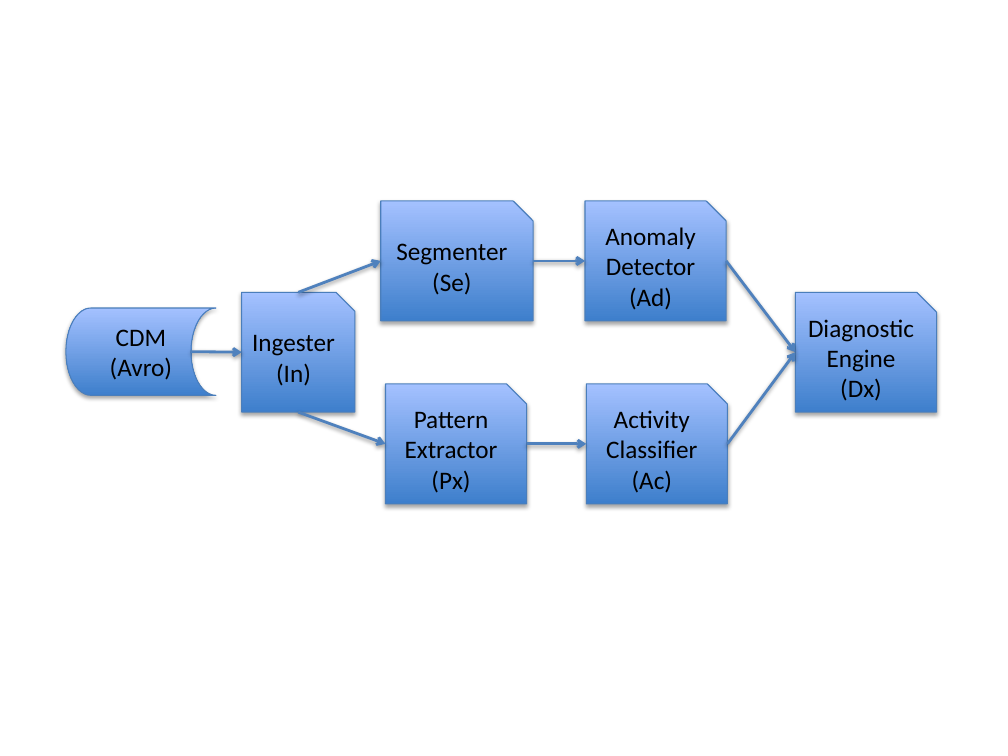
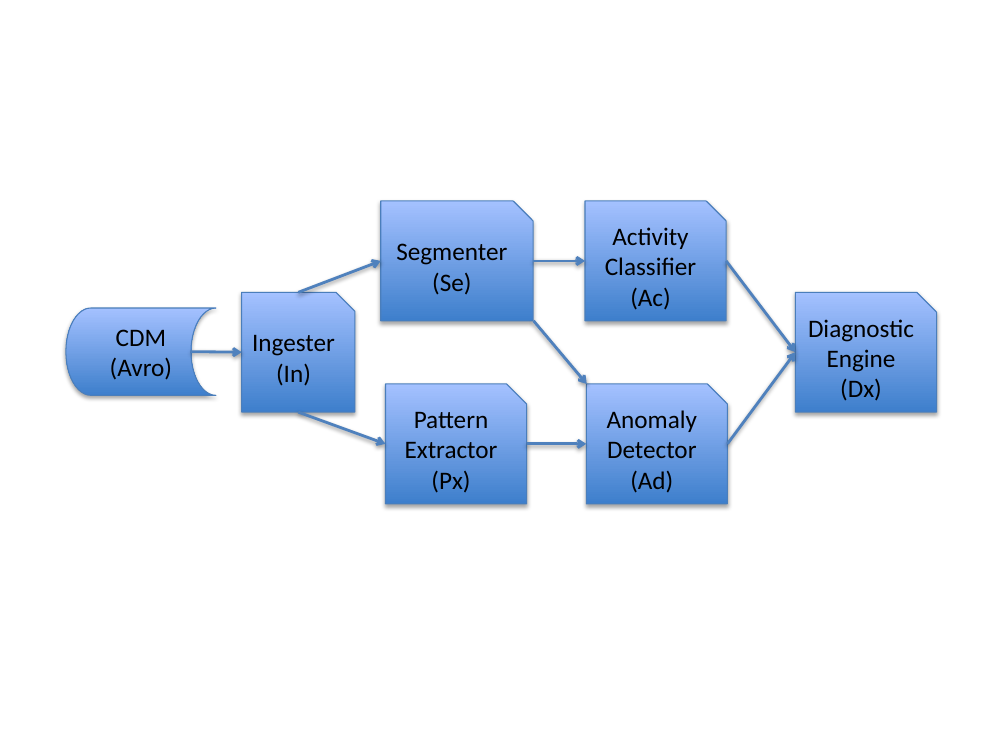
Before and after one commit to GaloisInc/adapt, a slide deck: slide 1 of Ingest/dataflow.pptx. Drawn at 1008x756 pixels with LibreOffice and Linux fonts; fonts in the diff are those of the drawing. Boxes give left, top, right and bottom in pixels: in the first picture for what was removed or moved away, otherwise in the second. Text is boxed around its words. In the diff, an @@ line names an element or a change of style, - is before the commit and + after.

```diff
--- a/Ingest/dataflow.pptx
+++ b/Ingest/dataflow.pptx
@@ text in snip rect at box(605, 227, 696, 310): text changed @@
-Anomaly
-Detector
-(Ad)
+Activity
+Classifier
+(Ac)
@@ arrow added from (533, 321) to (587, 384), #4F81BD 2 pt @@
@@ text in snip rect at box(607, 410, 697, 493): text changed @@
-Activity
-Classifier
-(Ac)
+Anomaly
+Detector
+(Ad)
```
Also in this commit, not shown: 1 other file.
